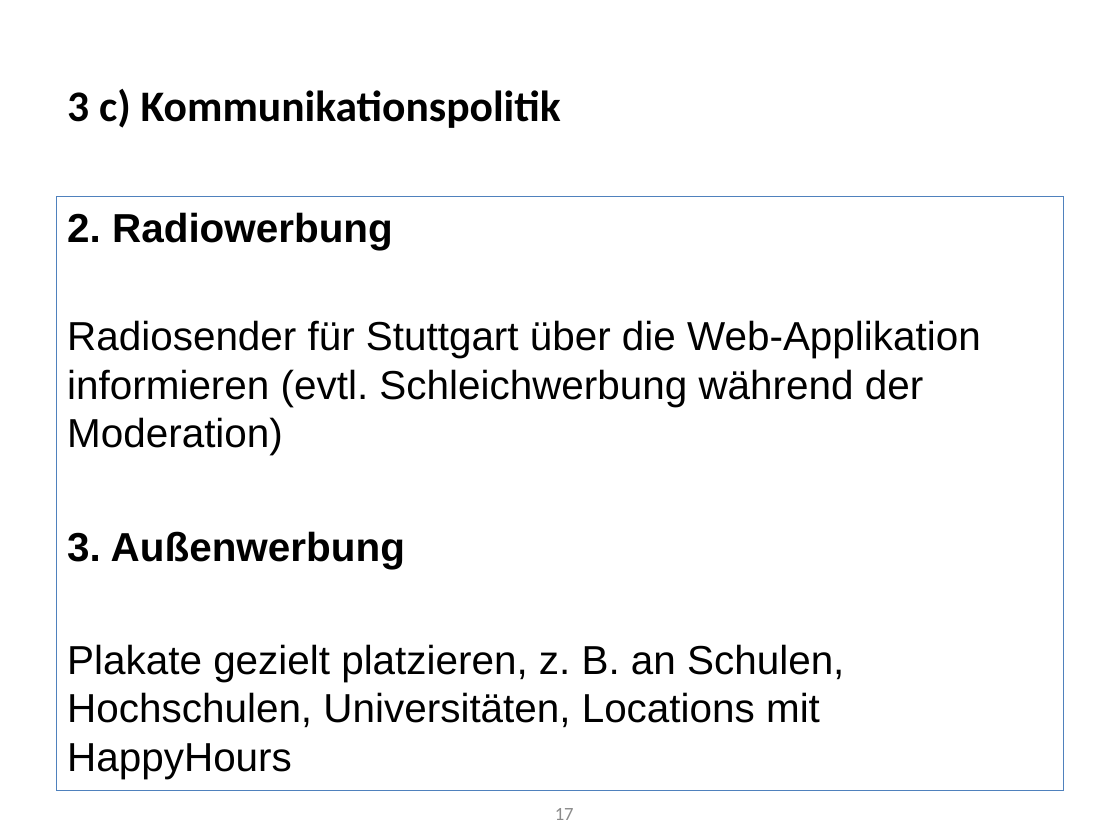
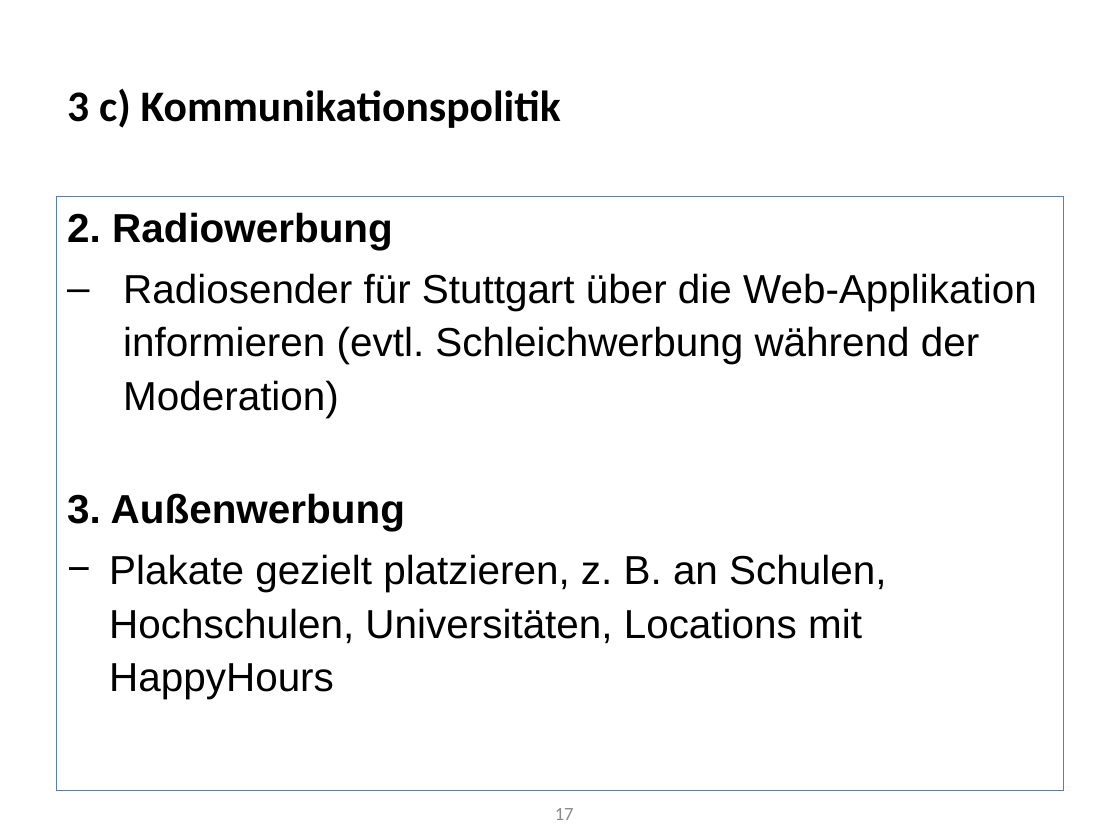
Before and after one commit to Roba1993/Happy-Hour, a slide deck: slide 17 of documents/marketing/Marketingstrategie - Klassische Medien (5.8).pptx. Drawn at 1120x840 pixels with LibreOffice and Linux fonts; fonts in the diff are those of the drawing. Boxes give left, top, right and bottom in pixels: in the first picture for what was removed or moved away, otherwise in the second. Text is boxed around its words. In the diff, an @@ line names an element or a change of style, - is before the commit and + after.

```diff
--- a/documents/marketing/Marketingstrategie - Klassische Medien (5.8).pptx
+++ b/documents/marketing/Marketingstrategie - Klassische Medien (5.8).pptx
@@ text at (109, 273, 1037, 699): bullet none to –; line spacing 1 to 1.1; bullet none to − @@
```
Also in this commit, not shown: 7 other slides changed.
